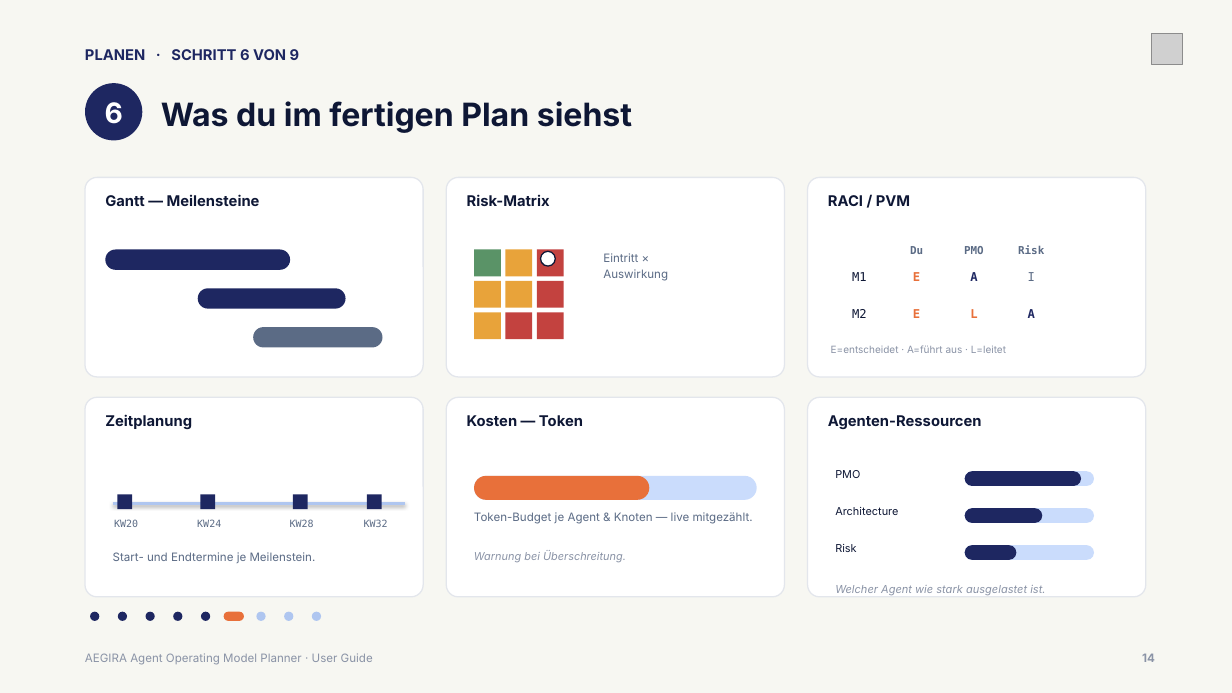
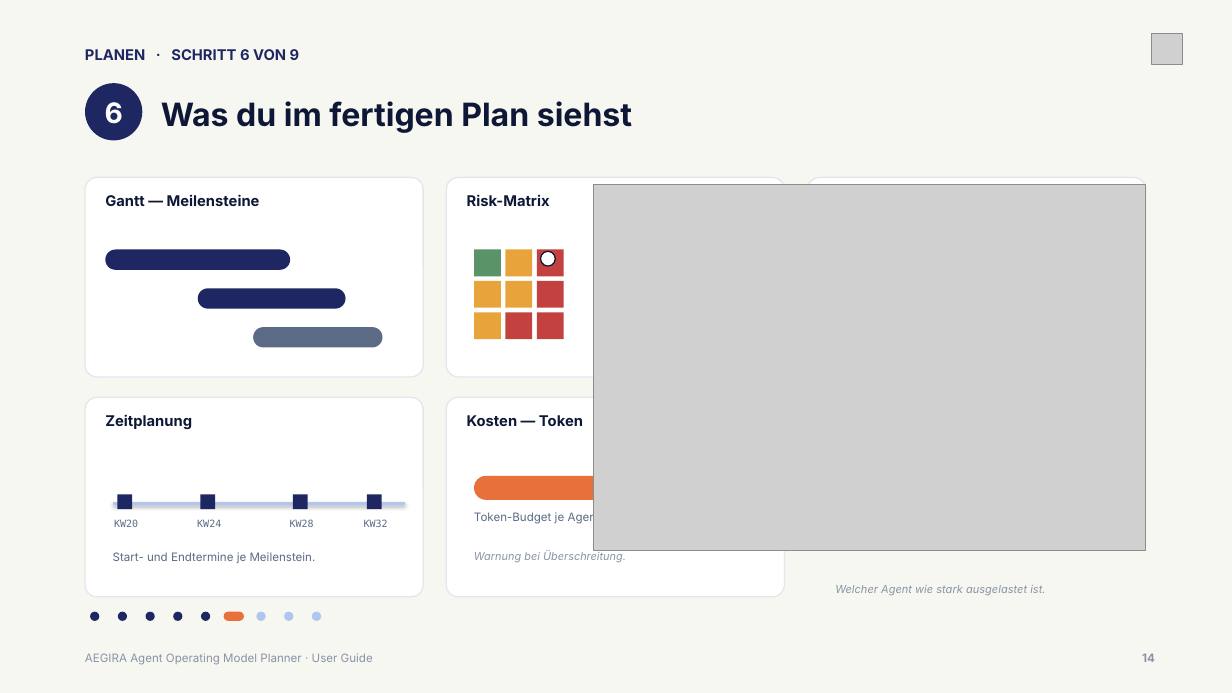
Before and after one commit to exmachinai/agent_operating_model_planner, a slide deck: slide 14 of deliverables/AEGIRA_Planner_User_Guide.pptx. Drawn at 1232x693 pixels with LibreOffice and Linux fonts; fonts in the diff are those of the drawing; grey boxes stand for pictures. Boxes give left, top, right and bottom in pixels: in the first picture for what was removed or moved away, otherwise in the second. Text is boxed around its words. In the diff, an @@ line names an element or a change of style, - is before the commit and + after.

```diff
--- a/deliverables/AEGIRA_Planner_User_Guide.pptx
+++ b/deliverables/AEGIRA_Planner_User_Guide.pptx
@@ picture added at bbox=[593, 185, 1146, 551] @@
@@ text removed at bbox=[828, 195, 910, 206] @@
-RACI / PVM
@@ text removed at bbox=[603, 253, 668, 281] @@
-Eintritt ×
-Auswirkung
@@ text removed at bbox=[910, 246, 923, 254] @@
-Du
@@ text removed at bbox=[964, 246, 984, 254] @@
-PMO
@@ text removed at bbox=[1018, 246, 1044, 254] @@
-Risk
@@ text removed at bbox=[852, 272, 867, 281] @@
-M1
@@ text removed at bbox=[913, 272, 920, 285] @@
-E
@@ text removed at bbox=[970, 272, 977, 281] @@
-A
@@ text removed at bbox=[1028, 272, 1035, 281] @@
-I
@@ text removed at bbox=[852, 309, 867, 318] @@
-M2
@@ text removed at bbox=[913, 309, 920, 322] @@
-E
@@ text removed at bbox=[970, 309, 977, 318] @@
-L
@@ text removed at bbox=[1028, 309, 1035, 318] @@
-A
@@ text removed at bbox=[831, 345, 1006, 353] @@
-E=entscheidet · A=führt aus · L=leitet
@@ rounded rectangle removed at bbox=[808, 397, 1146, 597] @@
@@ text removed at bbox=[828, 415, 982, 429] @@
-Agenten-Ressourcen
@@ text removed at bbox=[835, 470, 860, 478] @@
-PMO
@@ rounded rectangle removed at bbox=[965, 471, 1094, 486] @@
@@ rounded rectangle removed at bbox=[965, 471, 1081, 486] @@
@@ text removed at bbox=[835, 507, 898, 515] @@
-Architecture
@@ rounded rectangle removed at bbox=[965, 508, 1094, 523] @@
@@ rounded rectangle removed at bbox=[965, 508, 1043, 523] @@
@@ text removed at bbox=[835, 544, 856, 552] @@
-Risk
@@ rounded rectangle removed at bbox=[965, 545, 1094, 560] @@
@@ rounded rectangle removed at bbox=[965, 545, 1017, 560] @@
```
Also in this commit, not shown: 6 other slides changed, 45 other files.
